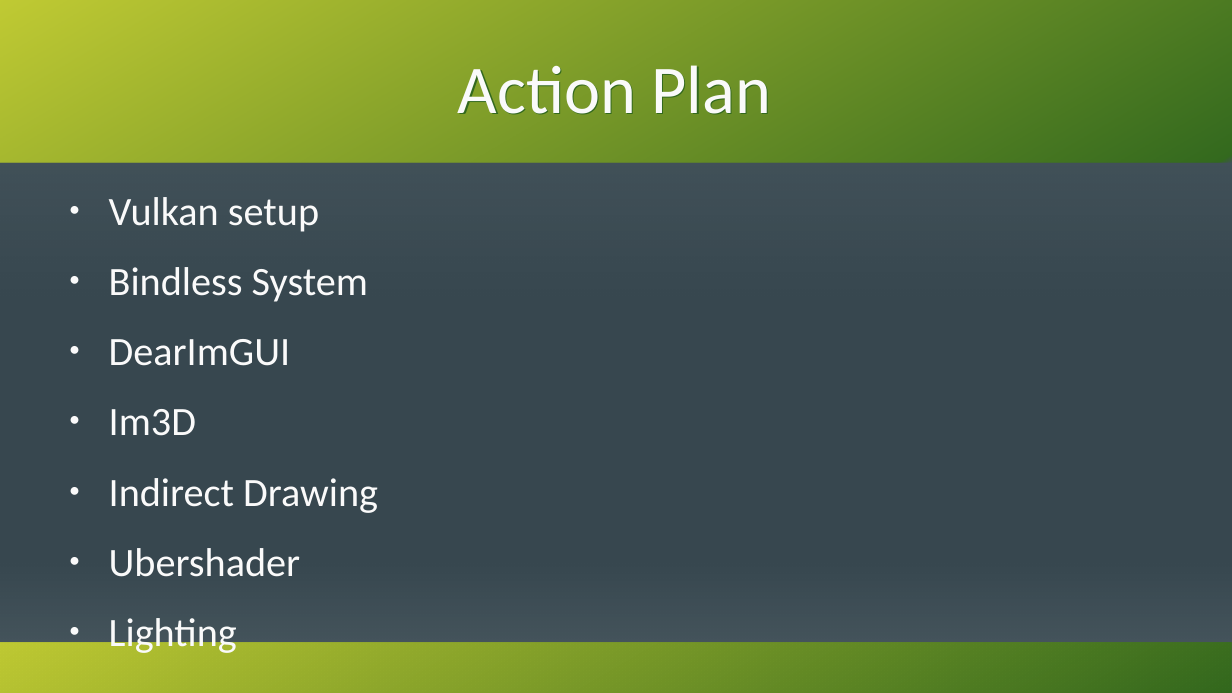
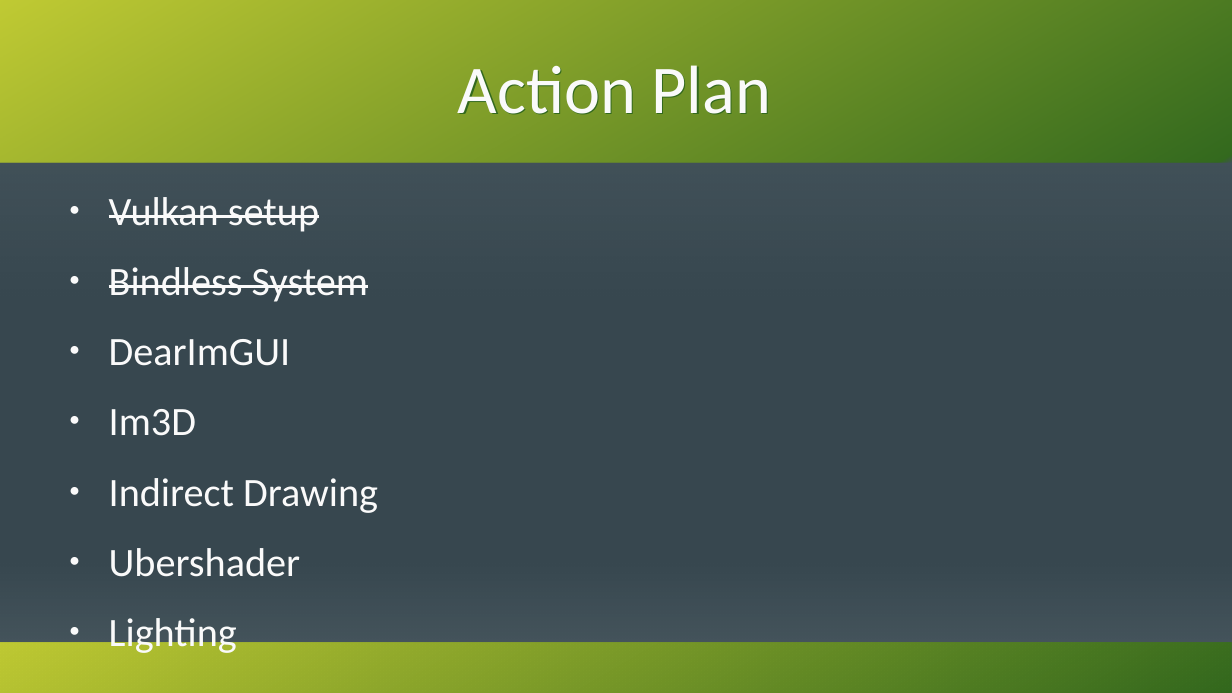
Before and after one commit to KenzieMac130/CitrusToolbox, a slide deck: slide 44 of docs/MovingToGpuDrivenRendering.odp (slide 54 before the commit). Drawn at 1232x693 pixels with LibreOffice and Linux fonts; fonts in the diff are those of the drawing. Boxes give left, top, right and bottom in pixels: in the first picture for what was removed or moved away, otherwise in the second. Text is boxed around its words. In the diff, an @@ line names an element or a change of style, - is before the commit and + after.

```diff
--- a/docs/MovingToGpuDrivenRendering.odp
+++ b/docs/MovingToGpuDrivenRendering.odp
@@ text at [109,197,368,302]: strikethrough on in "Vulkan setup", "Bindless System" @@
```
Also in this commit, not shown: 1 other slide changed, 10 slides removed.
